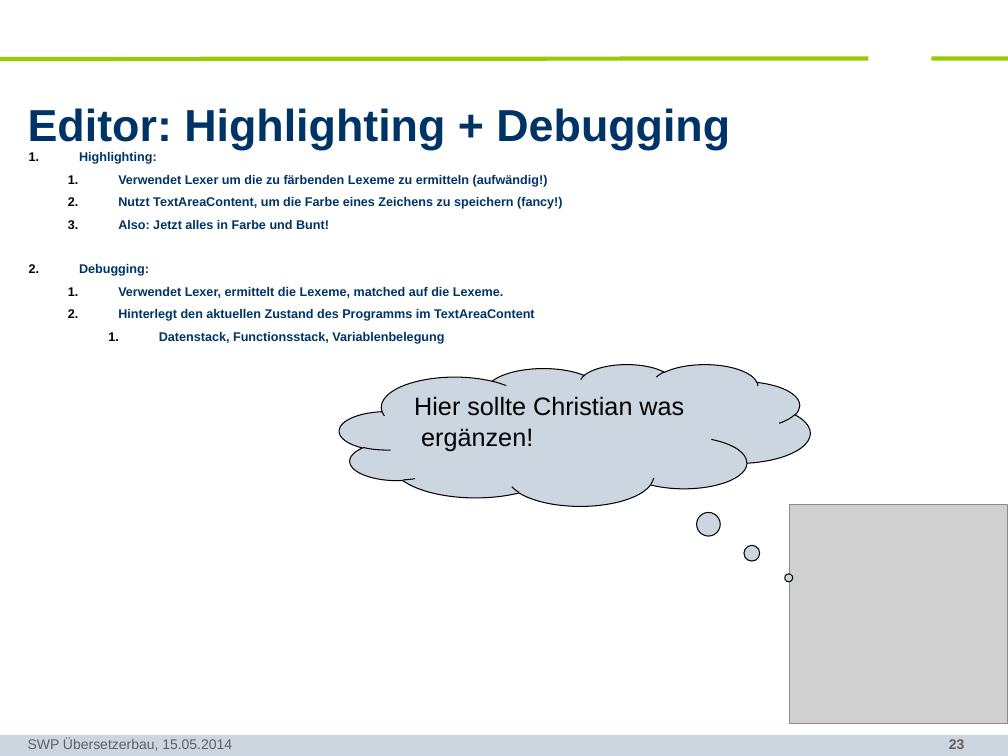
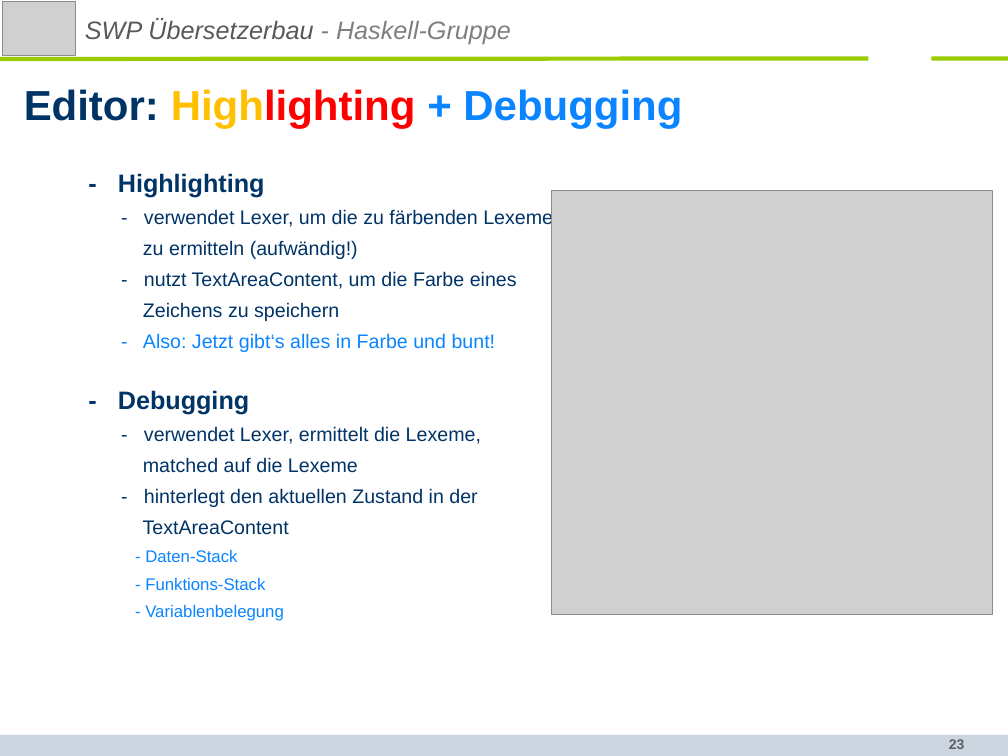
Before and after one commit to SWP-Ubau-SoSe2014-Haskell/SWPSoSe14, a slide deck: slide 23 of documentation/SWPSoSe14MS3.ppt. Drawn at 1008x756 pixels with LibreOffice and Linux fonts; fonts in the diff are those of the drawing; grey boxes stand for pictures; background and template pictures are left out. Boxes give left, top, right and bottom in pixels: in the first picture for what was removed or moved away, otherwise in the second. Text is boxed around its words. In the diff, an @@ line names an element or a change of style, - is before the commit and + after.

Commit message:
finished the presentation, screencast for editor created

```diff
--- a/documentation/SWPSoSe14MS3.ppt
+++ b/documentation/SWPSoSe14MS3.ppt
@@ picture: place and size @@
-picture at <box>789,505,1008,724</box>
+picture at <box>3,2,76,55</box>
@@ text added at <box>85,19,511,44</box>, 18 pt, text #595959, italic @@
+SWP Übersetzerbau - Haskell-Gruppe
@@ title "Editor: Highlighting + Debugging": place and size @@
-title "Editor: Highlighting + Debugging" at <box>28,108,730,150</box>
+title "Editor: Highlighting + Debugging" at <box>24,89,682,129</box>
@@ title "Editor: Highlighting + Debugging" at <box>24,89,682,129</box>: size 32 to 30 pt; text colour #003366 to #FFC000, text colour #003366 to #FF0000 in "Highlighting"; text colour #003366 to #0A85FF in "+ Debugging" @@
@@ text at <box>118,173,553,621</box>: text changed; size 9 to 14 pt; bold off @@
-1. Highlighting:
-  1. Verwendet Lexer um die zu färbenden Lexeme zu ermitteln (aufwändig!)
-  2. Nutzt TextAreaContent, um die Farbe eines Zeichens zu speichern (fancy!)
-  3. Also: Jetzt alles in Farbe und Bunt!
-2. Debugging:
-  1. Verwendet Lexer, ermittelt die Lexeme, matched auf die Lexeme.
-  2. Hinterlegt den aktuellen Zustand des Programms im TextAreaContent
-    1. Datenstack, Functionsstack, Variablenbelegung
+- Highlighting
+- verwendet Lexer, um die zu färbenden Lexeme
+zu ermitteln (aufwändig!)
+- nutzt TextAreaContent, um die Farbe eines
+Zeichens zu speichern
+- Also: Jetzt gibt‘s alles in Farbe und bunt!
+- Debugging
+- verwendet Lexer, ermittelt die Lexeme,
+matched auf die Lexeme
+- hinterlegt den aktuellen Zustand in der
+TextAreaContent
+- Daten-Stack
+- Funktions-Stack
+- Variablenbelegung
@@ picture added at <box>552,191,993,615</box> @@
@@ thought cloud removed at <box>340,364,810,506</box> @@
-Hier sollte Christian was
-ergänzen!
@@ text removed at <box>28,738,232,751</box> @@
-SWP Übersetzerbau, 15.05.2014
```
Also in this commit, not shown: 37 other slides changed, 1 other file.
